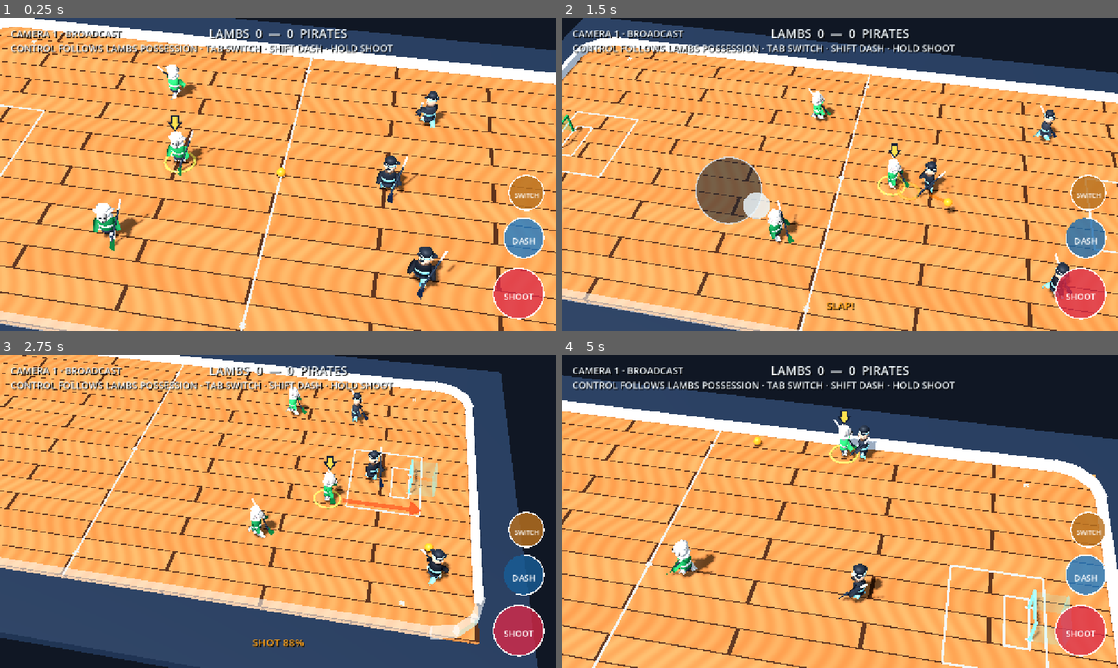
Above: before the commit, frames 1-4 (two rows, left to right).
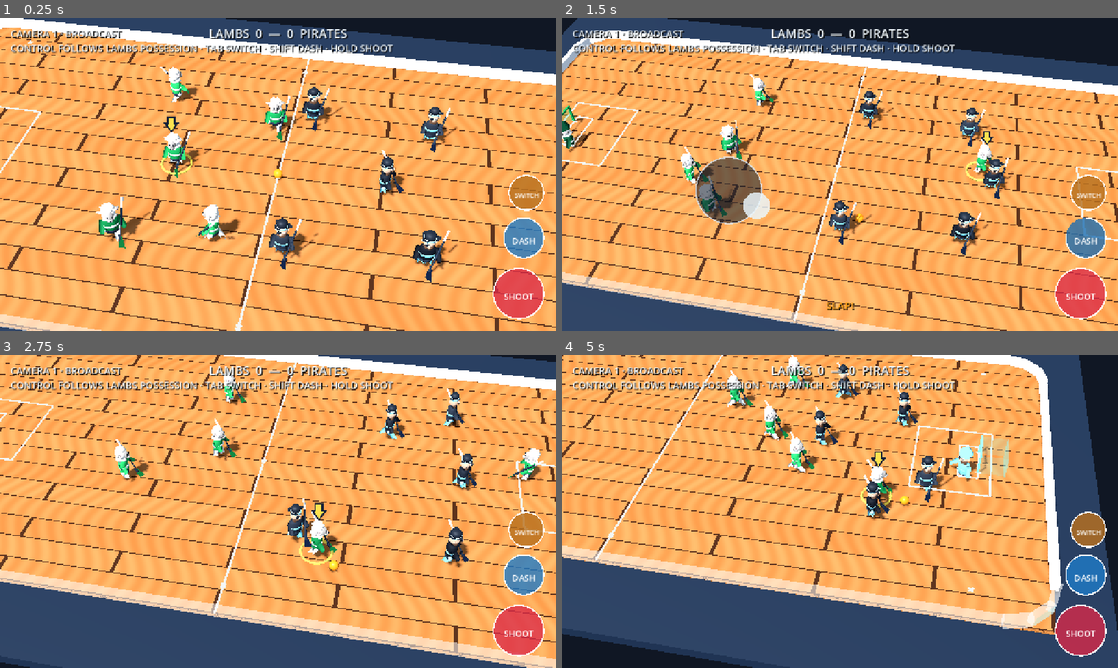
Above: after the commit, the same moments.

Repository: dylanwatsonsoftware/floorball-frenzy-3d
Game: Godot game, scene res://scenes/app/main.tscn
The game is run twice, just before and just after one commit, with the same random seed, the same clock (stepped at 60 frames per second) and the same inputs.
Inputs (mouse positions are in pixels of both pictures, inside the frame that each line leads up to):
- Up to frame 1 (0.25 s): no input
- Up to frame 2 (1.5 s): tap Enter at 0.5 s; move the mouse to (962, 158) at 0.52 s; hold D (move_right) 0.53-1.25 s; hold Space (shoot) 0.53-1.25 s; tap Shift (dash) at 0.6 s; click (962, 158) at 0.67 s; drag from (728, 190) to (812, 237) at 1.27 s
- Up to frame 3 (2.75 s): move the mouse to (333, 442) at 2.02 s; hold D (move_right) from 2.03 s (still down); hold Space (shoot) from 2.03 s (still down); tap Shift (dash) at 2.1 s
- Up to frame 4 (5 s): release D (move_right) at 2.75 s; release Space (shoot) at 2.75 s; drag from (812, 574) to (673, 464) at 2.77 s; move the mouse to (1006, 558) at 3.52 s; hold A (move_left) 3.53-4.25 s; hold Space (shoot) 3.53-4.25 s; tap Backspace (switch_player) at 3.6 s; drag from (673, 464) to (756, 433) at 4.27 s

The runs differ from the first frame. In frame 1, 17% of the frame differs, in the area x 0-100%, y 0-100%; in frame 2, 27%; in frame 3, 41%; in frame 4, 68%.
Error in both runs: Cannot call method 'call' on a null value. (res://scripts/gameplay/ball_controller.gd:176)

Commit message:
feat: expand matches to 6v6 with goalkeepers

Diff:
--- a/scripts/gameplay/ball_controller.gd
+++ b/scripts/gameplay/ball_controller.gd
@@ -432,6 +432,14 @@
 		_reset_ai_shot()
 		return
 	_ai_possession_seconds += delta
+	if StringName(carrier.get_meta("role", &"field")) == &"goalkeeper" and _ai_possession_seconds >= 0.55:
+		var clear_direction := (Vector2.ZERO - Vector2(carrier.global_position.x, carrier.global_position.z)).normalized()
+		ball_velocity = BallSimulationScript.pass_velocity(clear_direction, carrier.velocity)
+		_control_owner = -1
+		_ai_possession_seconds = 0.0
+		_ai_pass_cooldown = 0.8
+		record_touch(&"blue")
+		return
 	if _ai_carrier_should_shoot(carrier):
 		_update_ai_shot(carrier, delta)
 		return
--- /dev/null
+++ b/scripts/gameplay/goalkeeper_controller.gd
@@ -0,0 +1,108 @@
+extends CharacterBody3D
+
+const PlayerMotorScript = preload("res://scripts/gameplay/player_motor.gd")
+const GoalkeeperAIScript = preload("res://scripts/simulation/goalkeeper_ai.gd")
+const KEEPER_SPEED_MULTIPLIER := 0.72
+
+var _ball: Node3D
+var _mobile_controls: Control
+var _facing_direction := Vector3.RIGHT
+var _control_ring: MeshInstance3D
+var _shot_aim_locked := false
+
+
+func _ready() -> void:
+	_ball = get_parent().get_node("Ball") as Node3D
+	_mobile_controls = get_node_or_null("../../HUD/MobileControls") as Control
+	_control_ring = get_node_or_null("ControlRing") as MeshInstance3D
+	_facing_direction = Vector3.RIGHT if get_team() == &"red" else Vector3.LEFT
+
+
+func _physics_process(delta: float) -> void:
+	if _control_ring != null:
+		_control_ring.visible = is_human_controlled()
+	if not _ball.is_physics_processing():
+		velocity = Vector3.ZERO
+		return
+	var movement := _human_movement() if is_human_controlled() else _ai_movement()
+	velocity = PlayerMotorScript.step_velocity(velocity, movement, delta, KEEPER_SPEED_MULTIPLIER)
+	move_and_slide()
+	_constrain_to_crease()
+	if not movement.is_zero_approx():
+		_facing_direction = Vector3(movement.x, 0.0, movement.y).normalized()
+		rotation.y = lerp_angle(rotation.y, atan2(_facing_direction.x, _facing_direction.z), minf(1.0, delta * 10.0))
+
+
+func _human_movement() -> Vector2:
+	var keyboard := Input.get_vector("move_left", "move_right", "move_up", "move_down")
+	var touch := Vector2.ZERO
+	if _mobile_controls != null and _mobile_controls.has_method("get_movement_vector"):
+		touch = _mobile_controls.call("get_movement_vector")
+	return PlayerMotorScript.combine_inputs(keyboard, touch)
+
+
+func _ai_movement() -> Vector2:
+	var owner_team: StringName = _ball.call("get_control_owner_team")
+	var loose_ball := owner_team == &""
+	var target := GoalkeeperAIScript.target(get_team(), _ball.global_position, loose_ball)
+	return (target - Vector2(global_position.x, global_position.z)).normalized()
+
+
+func _constrain_to_crease() -> void:
+	var target := GoalkeeperAIScript.target(get_team(), global_position, true)
+	global_position.x = target.x
+	global_position.z = target.y
+	global_position.y = float(get_meta("faceoff_position", global_position).y)
+
+
+func get_facing_direction() -> Vector3:
+	return _facing_direction
+
+
+func set_shot_aim_locked(value: bool) -> void:
+	_shot_aim_locked = value
+
+
+func is_shot_aim_locked() -> bool:
+	return _shot_aim_locked
+
+
+func set_stick_slap_angle(_angle_degrees: float) -> void:
+	pass
+
+
+func get_actor_id() -> StringName:
+	return StringName(get_meta("actor_id", &""))
+
+
+func get_team() -> StringName:
+	return StringName(get_meta("team", &""))
+
+
+func get_squad_slot() -> int:
+	return int(get_meta("squad_slot", 5))
+
+
+func is_goalkeeper() -> bool:
+	return true
+
+
+func is_human_controlled() -> bool:
+	return get_team() == &"red" and _ball != null and _ball.call("get_human_control_actor_id") == get_actor_id()
+
+
+func try_dash(_input_vector: Vector2 = Vector2.ZERO) -> bool:
+	return false
+
+
+func is_dashing() -> bool:
+	return false
+
+
+func get_dash_cooldown_ratio() -> float:
+	return 1.0
+
+
+func reset_for_faceoff() -> void:
+	velocity = Vector3.ZERO
+	_shot_aim_locked = false
--- a/scripts/gameplay/opponent_controller.gd
+++ b/scripts/gameplay/opponent_controller.gd
@@ -37,6 +37,7 @@
 
 
 func _physics_process(delta: float) -> void:
+	var frame_start_position := global_position
 	_step_heat(delta)
 	_parry_window_remaining = maxf(0.0, _parry_window_remaining - delta)
 	if not _ball.is_physics_processing():
@@ -86,6 +87,9 @@
 	global_position = boundary.position
 	velocity = boundary.velocity
 	_resolve_player_contact()
+	if _opening_grace_remaining > 0.0 and not is_dashing():
+		global_position = frame_start_position
+		velocity = Vector3.ZERO
 
 	var facing_planar: Vector2 = decision.shot_direction if decision.wants_shot else decision.movement
 	if not facing_planar.is_zero_approx():
--- a/scripts/gameplay/squad_ai_controller.gd
+++ b/scripts/gameplay/squad_ai_controller.gd
@@ -7,6 +7,7 @@
 const RINK_HALF_WIDTH := 9.1
 const STICK_BASE_Y_ANGLE := -28.0
 const DASH_STREAK_SECONDS := 0.18
+const OPENING_GRACE_SECONDS := 2.0
 
 var _facing_direction := Vector3.RIGHT
 var _ball: Node3D
@@ -17,6 +18,7 @@
 var _dash_streak_remaining := 0.0
 var _dash_direction := Vector3.RIGHT
 var _dash_streak: Node3D
+var _opening_grace_remaining := OPENING_GRACE_SECONDS
 
 
 func _ready() -> void:
@@ -38,7 +40,8 @@
 		if _dash_streak != null:
 			_dash_streak.visible = false
 		return
-	var movement := _human_movement() if is_human_controlled() else _ai_movement()
+	_opening_grace_remaining = maxf(0.0, _opening_grace_remaining - delta)
+	var movement := _human_movement() if is_human_controlled() else Vector2.ZERO if get_team() == &"blue" and _opening_grace_remaining > 0.0 else _ai_movement()
 	_dash_cooldown = maxf(0.0, _dash_cooldown - delta)
 	_dash_streak_remaining = maxf(0.0, _dash_streak_remaining - delta)
 	_update_dash_feedback()
@@ -135,6 +138,11 @@
 	return clampf(_dash_cooldown / PlayerMotorScript.DASH_COOLDOWN, 0.0, 1.0)
 
 
+func reset_for_faceoff() -> void:
+	_opening_grace_remaining = OPENING_GRACE_SECONDS
+	velocity = Vector3.ZERO
+
+
 func _update_dash_feedback() -> void:
 	if _dash_streak == null:
 		_dash_streak = get_node_or_null("DashStreak") as Node3D
--- a/scripts/presentation/greybox_arena.gd
+++ b/scripts/presentation/greybox_arena.gd
@@ -111,8 +111,14 @@
 	_build_opponent()
 	_build_support_player("RedTeammate2", &"red_2", &"red", 1, Vector3(-7.0, 0.75, -4.0), Color("e34b62"))
 	_build_support_player("RedTeammate3", &"red_3", &"red", 2, Vector3(-7.0, 0.75, 4.0), Color("c92749"))
+	_build_support_player("RedTeammate4", &"red_4", &"red", 3, Vector3(-1.0, 0.75, -4.5), Color("168a45"))
+	_build_support_player("RedTeammate5", &"red_5", &"red", 4, Vector3(-1.0, 0.75, 4.5), Color("168a45"))
 	_build_support_player("BlueTeammate2", &"blue_2", &"blue", 1, Vector3(7.0, 0.75, -4.0), Color("3d75ed"))
 	_build_support_player("BlueTeammate3", &"blue_3", &"blue", 2, Vector3(7.0, 0.75, 4.0), Color("1f55c8"))
+	_build_support_player("BlueTeammate4", &"blue_4", &"blue", 3, Vector3(1.0, 0.75, -4.5), Color("75d4ed"))
+	_build_support_player("BlueTeammate5", &"blue_5", &"blue", 4, Vector3(1.0, 0.75, 4.5), Color("75d4ed"))
+	_build_goalkeeper("LambsGoalkeeper", &"red_gk", &"red", Vector3(-15.75, 0.55, 0.0))
+	_build_goalkeeper("PiratesGoalkeeper", &"blue_gk", &"blue", Vector3(15.75, 0.55, 0.0))
 	_build_lighting()
 	_build_camera()
 
@@ -316,6 +322,35 @@
 		_add_player_marker(actor)
 
 
+func _build_goalkeeper(node_name: String, actor_id: StringName, team: StringName, start_position: Vector3) -> void:
+	var keeper := CharacterBody3D.new()
+	keeper.name = node_name
+	keeper.position = start_position
+	keeper.set_meta("actor_id", actor_id)
+	keeper.set_meta("team", team)
+	keeper.set_meta("squad_slot", 5)
+	keeper.set_meta("role", &"goalkeeper")
+	keeper.set_meta("faceoff_position", start_position)
+	keeper.set_script(load("res://scripts/gameplay/goalkeeper_controller.gd"))
+	add_child(keeper)
+	_field_players.append(keeper)
+	var shape := CollisionShape3D.new()
+	var capsule := CapsuleShape3D.new()
+	capsule.radius = 0.68
+	capsule.height = 1.1
+	shape.shape = capsule
+	keeper.add_child(shape)
+	_add_humanoid(keeper, team, 5)
+	var body_rig := keeper.get_node("BodyRig") as Node3D
+	body_rig.position.y = -0.28
+	body_rig.set_meta("kneeling", true)
+	_add_goalkeeper_helmet(keeper, Color("073d27") if team == &"red" else Color("87d4e3"))
+	if team == &"red":
+		_add_control_ring(keeper)
+		_add_aim_arrow(keeper)
+		_add_player_marker(keeper)
+
+
 func _add_humanoid(parent: Node3D, team: StringName, slot: int) -> void:
 	var model_path := "res://assets/models/lamb_player.glb" if team == &"red" else "res://assets/models/pirate_player.glb"
 	var packed_model := load(model_path) as PackedScene
@@ -327,7 +362,10 @@
 	parent.add_child(rig)
 	var lamb_jerseys := [Color("168a45"), Color("24a653"), Color("0d6f38")]
 	var pirate_jerseys := [Color("171c25"), Color("242a34"), Color("0e1118")]
-	var jersey_color: Color = lamb_jerseys[slot] if team == &"red" else pirate_jerseys[slot]
+	var variant_index := posmod(slot, 3)
+	var jersey_color: Color = lamb_jerseys[variant_index] if team == &"red" else pirate_jerseys[variant_index]
+	if StringName(parent.get_meta("role", &"field")) == &"goalkeeper":
+		jersey_color = Color("06462a") if team == &"red" else Color("72b7c8")
 	for part_name in ["Torso", "LeftArm", "RightArm"]:
 		var part := rig.get_node_or_null(part_name) as MeshInstance3D
 		if part != null:
@@ -339,7 +377,38 @@
 			part.material_override = _material(accent_color, 0.76)
 	# Small proportion changes distinguish teammates without reverting to
 	# primitive accessories pasted onto the authored body.
-	rig.scale = [Vector3.ONE, Vector3(0.97, 1.03, 0.97), Vector3(1.04, 0.98, 1.04)][slot]
+	rig.scale = [Vector3.ONE, Vector3(0.97, 1.03, 0.97), Vector3(1.04, 0.98, 1.04)][variant_index]
+
+
+func _add_goalkeeper_helmet(parent: Node3D, color: Color) -> void:
+	var helmet := MeshInstance3D.new()
+	helmet.name = "GoalkeeperHelmet"
+	var vertices := PackedVector3Array()
+	var indices := PackedInt32Array()
+	var segments := 18
+	var rings := 5
+	for ring in rings + 1:
+		var phi := (PI * 0.58) * float(ring) / float(rings)
+		for segment in segments:
+			var theta := TAU * float(segment) / float(segments)
+			vertices.append(Vector3(sin(phi) * cos(theta) * 0.36, cos(phi) * 0.34 + 0.70, sin(phi) * sin(theta) * 0.34))
+	for ring in rings:
+		for segment in segments:
+			var next := (segment + 1) % segments
+			var a := ring * segments + segment
+			var b := ring * segments + next
+			var c := (ring + 1) * segments + next
+			var d := (ring + 1) * segments + segment
+			indices.append_array(PackedInt32Array([a, d, c, a, c, b]))
+	var arrays := []
+	arrays.resize(ArrayMesh.ARRAY_MAX)
+	arrays[ArrayMesh.ARRAY_VERTEX] = vertices
+	arrays[ArrayMesh.ARRAY_INDEX] = indices
+	var mesh := ArrayMesh.new()
+	mesh.add_surface_from_arrays(Mesh.PRIMITIVE_TRIANGLES, arrays)
+	helmet.mesh = mesh
+	helmet.material_override = _material(color, 0.48)
+	parent.add_child(helmet)
 
 
 func _add_lamb_head(rig: Node3D, slot: int) -> void:
--- a/scripts/presentation/humanoid_player_visual.gd
+++ b/scripts/presentation/humanoid_player_visual.gd
@@ -9,6 +9,9 @@
 func _process(delta: float) -> void:
 	var actor := get_parent() as CharacterBody3D
 	if actor == null:
+		return
+	if StringName(actor.get_meta("role", &"field")) == &"goalkeeper":
+		apply_goalkeeper_pose()
 		return
 	var speed := Vector2(actor.velocity.x, actor.velocity.z).length()
 	_run_time += delta * maxf(2.4, speed * RUN_CYCLE_RATE)
@@ -36,3 +39,19 @@
 	var bob := absf(sin(cycle_time)) * 0.045 * movement_ratio
 	position.y = bob - (0.05 if dashing else 0.0)
 	rotation.x = -0.12 if dashing else 0.0
+
+
+func apply_goalkeeper_pose() -> void:
+	var left_leg := get_node("LeftLeg") as Node3D
+	var right_leg := get_node("RightLeg") as Node3D
+	var left_arm := get_node("LeftArm") as Node3D
+	var right_arm := get_node("RightArm") as Node3D
+	left_leg.rotation.x = -1.30
+	right_leg.rotation.x = -1.30
+	left_leg.rotation.z = -0.16
+	right_leg.rotation.z = 0.16
+	left_arm.rotation.x = -0.72
+	right_arm.rotation.x = -0.72
+	left_arm.rotation.z = -0.62
+	right_arm.rotation.z = 0.62
+	position.y = -0.28
--- /dev/null
+++ b/scripts/simulation/goalkeeper_ai.gd
@@ -0,0 +1,22 @@
+class_name GoalkeeperAI
+extends RefCounted
+
+const HOME_X := 15.75
+const CREASE_FRONT_X := 14.4
+const CREASE_BACK_X := 17.35
+const CREASE_HALF_WIDTH := 2.25
+const INTERCEPT_DISTANCE := 4.2
+
+
+static func target(team: StringName, ball_position: Vector3, loose_ball: bool) -> Vector2:
+	var side := -1.0 if team == &"red" else 1.0
+	var home_x := side * HOME_X
+	var target_z := clampf(ball_position.z * 0.34, -1.9, 1.9)
+	var distance_to_goal := Vector2(ball_position.x - home_x, ball_position.z).length()
+	var target_x := home_x
+	if loose_ball and distance_to_goal <= INTERCEPT_DISTANCE:
+		target_x = ball_position.x
+		target_z = ball_position.z
+	var minimum_x := -CREASE_BACK_X if team == &"red" else CREASE_FRONT_X
+	var maximum_x := -CREASE_FRONT_X if team == &"red" else CREASE_BACK_X
+	return Vector2(clampf(target_x, minimum_x, maximum_x), clampf(target_z, -CREASE_HALF_WIDTH, CREASE_HALF_WIDTH))
--- a/scripts/simulation/squad_logic.gd
+++ b/scripts/simulation/squad_logic.gd
@@ -12,9 +12,9 @@
 
 static func support_target(team: StringName, slot: int, ball_position: Vector3, team_has_possession: bool) -> Vector2:
 	var attack_direction := 1.0 if team == &"red" else -1.0
-	var lane_width := 4.0 if team_has_possession else 5.5
-	var lane_z := -lane_width if slot == 1 else lane_width if slot == 2 else 0.0
-	var longitudinal_offset := 3.4 if team_has_possession else -6.6
+	var lane_width := 4.2 if team_has_possession else 5.2
+	var lane_z: float = float({-1: 0.0, 0: 0.0, 1: -lane_width, 2: lane_width, 3: -lane_width * 0.52, 4: lane_width * 0.52}.get(slot, 0.0))
+	var longitudinal_offset := (3.4 if slot <= 2 else -2.8) if team_has_possession else (-6.2 if slot <= 2 else -8.0)
 	var target_x := clampf(ball_position.x + attack_direction * longitudinal_offset, -14.0, 14.0)
 	return Vector2(target_x, lane_z)
 
--- a/tests/active_player_marker_test.gd
+++ b/tests/active_player_marker_test.gd
@@ -11,8 +11,8 @@
 	root.add_child(scene)
 	await process_frame
 	var players: Array = scene.get_node("Arena").call("get_team_players", &"red")
-	if players.size() != 3:
-		fail("The active-player marker contract requires all three controllable Lambs")
+	if players.size() != 6:
+		fail("The active-player marker contract requires all six selectable Lambs")
 		return
 	for player in players:
 		var marker := player.get_node_or_null("PlayerMarker") as Node3D
--- a/tests/core_hud_test.gd
+++ b/tests/core_hud_test.gd
@@ -19,7 +19,7 @@
 		fail("The match presentation must identify the local Lambs versus Pirates matchup")
 		return
 	if "CONTROL FOLLOWS LAMBS POSSESSION" not in camera_label.text:
-		fail("The 3v3 HUD must explain that human control follows the Lambs ball carrier")
+		fail("The 6v6 HUD must explain that human control follows the Lambs ball carrier")
 		return
 	if "DASH" not in camera_label.text:
 		fail("The core HUD must make the restored desktop dash control discoverable")
--- a/tests/floorball_stick_visual_test.gd
+++ b/tests/floorball_stick_visual_test.gd
@@ -11,6 +11,11 @@
 	await process_frame
 	var players: Array = scene.get_node("Arena").call("get_field_players")
 	for actor in players:
+		if StringName(actor.get_meta("role", &"field")) == &"goalkeeper":
+			if actor.get_node_or_null("StickRig") != null:
+				fail("Floorball goalkeepers must not carry sticks")
+				return
+			continue
 		var rig := actor.get_node_or_null("StickRig") as Node3D
 		if rig == null:
 			fail("Every field player needs a floorball stick")
--- /dev/null
+++ b/tests/goalkeeper_ai_test.gd
@@ -0,0 +1,26 @@
+extends SceneTree
+
+func _init() -> void:
+	if not ResourceLoader.exists("res://scripts/simulation/goalkeeper_ai.gd"):
+		fail("Dedicated goalkeeper AI is missing")
+		return
+	var GoalkeeperAI = load("res://scripts/simulation/goalkeeper_ai.gd")
+	var red_home: Vector2 = GoalkeeperAI.target(&"red", Vector3(4.0, 0.22, 7.5), false)
+	var blue_home: Vector2 = GoalkeeperAI.target(&"blue", Vector3(-4.0, 0.22, -7.5), false)
+	if red_home.x < -17.4 or red_home.x > -14.4 or absf(red_home.y) > 2.25:
+		fail("Lambs goalkeeper must track the ball while remaining in the left crease; target=%s" % red_home)
+		return
+	if blue_home.x < 14.4 or blue_home.x > 17.4 or absf(blue_home.y) > 2.25:
+		fail("Pirates goalkeeper must track the ball while remaining in the right crease; target=%s" % blue_home)
+		return
+	var red_intercept: Vector2 = GoalkeeperAI.target(&"red", Vector3(-15.4, 0.22, 1.4), true)
+	if red_intercept.distance_to(Vector2(-15.4, 1.4)) > 0.8:
+		fail("A nearby loose ball must pull the goalkeeper forward for a save; target=%s" % red_intercept)
+		return
+	print("Goalkeeper AI tracks play and protects its crease.")
+	quit(0)
+
+
+func fail(message: String) -> void:
+	push_error(message)
+	quit(1)
--- /dev/null
+++ b/tests/goalkeeper_scene_test.gd
@@ -0,0 +1,64 @@
+extends SceneTree
+
+
+func _init() -> void:
+	call_deferred("run_test")
+
+
+func run_test() -> void:
+	var scene := (load("res://scenes/app/main.tscn") as PackedScene).instantiate()
+	root.add_child(scene)
+	await process_frame
+	var arena := scene.get_node("Arena")
+	var ball := arena.get_node("Ball")
+	var keepers := [arena.get_node_or_null("LambsGoalkeeper"), arena.get_node_or_null("PiratesGoalkeeper")]
+	for index in keepers.size():
+		var keeper := keepers[index] as CharacterBody3D
+		if keeper == null or StringName(keeper.get_meta("role", &"")) != &"goalkeeper":
+			fail("Each team must have a dedicated goalkeeper role")
+			return
+		if keeper.get_node_or_null("GoalkeeperHelmet") == null or keeper.get_node_or_null("StickRig") != null:
+			fail("Goalkeepers need modeled helmets and must not carry floorball sticks")
+			return
+		if not keeper.has_method("is_goalkeeper") or not keeper.call("is_goalkeeper"):
+			fail("Goalkeepers need a dedicated crease-aware controller")
+			return
+		if absf(keeper.position.x) < 14.5 or absf(keeper.position.z) > 2.5:
+			fail("Goalkeepers must begin kneeling in front of their own goals; position=%s" % keeper.position)
+			return
+		var rig := keeper.get_node("BodyRig") as Node3D
+		if not bool(rig.get_meta("kneeling", false)) or rig.position.y > -0.15:
+			fail("Goalkeeper presentation must use a visibly lowered kneeling pose")
+			return
+	var lamb_keeper := keepers[0] as CharacterBody3D
+	var red_players: Array = arena.call("get_team_players", &"red")
+	var keeper_index: int = arena.call("get_field_players").find(lamb_keeper)
+	ball.set("_control_owner", keeper_index)
+	ball.call("_update_human_control_from_possession", -1)
+	if ball.call("get_human_control_actor_id") != &"red_gk" or not lamb_keeper.call("is_human_controlled"):
+		fail("A Lambs goalkeeper gaining possession must receive human control")
+		return
+	var selected := false
+	for attempt in red_players.size():
+		if ball.call("switch_human_player") == &"red_gk":
+			selected = true
+			break
+	if not selected:
+		fail("The goalkeeper must be reachable through the SWITCH order")
+		return
+	var pirate_keeper := keepers[1] as CharacterBody3D
+	var pirate_keeper_index: int = arena.call("get_field_players").find(pirate_keeper)
+	ball.set("_control_owner", pirate_keeper_index)
+	ball.position = pirate_keeper.position + Vector3(-0.8, -0.33, 0.0)
+	ball.ball_velocity = Vector3.ZERO
+	ball.call("_update_ai_pass", 0.8)
+	if ball.call("get_control_owner_actor_id") != &"" or ball.ball_velocity.x >= -5.0:
+		fail("An AI goalkeeper must promptly throw or roll the ball back into play; velocity=%s owner=%s" % [ball.ball_velocity, ball.call("get_control_owner_actor_id")])
+		return
+	print("6v6 goalkeeper roster, presentation and control handoff are valid.")
+	quit(0)
+
+
+func fail(message: String) -> void:
+	push_error(message)
+	quit(1)
--- a/tests/possession_scene_test.gd
+++ b/tests/possession_scene_test.gd
@@ -21,9 +21,9 @@
 	for frame in 20:
 		await physics_frame
 	if opponent.position.distance_to(opponent_start) > 0.05:
-		fail("The AI must hold a neutral opening instead of beating the human to every faceoff")
+		fail("The AI must hold a neutral opening instead of beating the human to every faceoff; start=%s end=%s velocity=%s" % [opponent_start, opponent.position, opponent.velocity])
 		return
-	# Isolate red stick behavior from the five autonomous squad actors.
+	# Isolate red stick behavior from the eleven autonomous roster actors.
 	for actor in scene.get_node("Arena").call("get_field_players"):
 		if actor != player:
 			actor.set_physics_process(false)
--- a/tests/rink_presentation_test.gd
+++ b/tests/rink_presentation_test.gd
@@ -99,8 +99,8 @@
 		if absf(left_leg.rotation.x) < 0.08 or left_leg.rotation.x * right_leg.rotation.x >= 0.0:
 			fail("Running must visibly swing the legs in opposing directions")
 			return
-	if lamb_variants.size() != 3 or pirate_variants.size() != 3:
-		fail("All three characters on each team must be visually distinguishable; lambs=%d pirates=%d" % [lamb_variants.size(), pirate_variants.size()])
+	if lamb_variants.size() != 6 or pirate_variants.size() != 6:
+		fail("All six characters on each team must be visually distinguishable; lambs=%d pirates=%d" % [lamb_variants.size(), pirate_variants.size()])
 		return
 	for actor in red_players:
 		if actor.get_node_or_null("PlayerMarker") == null:
@@ -123,6 +123,7 @@
 	await physics_frame
 	await physics_frame
 	await process_frame
+	await process_frame
 	if not red_two.get_node("PlayerMarker").visible or _visible_marker_count(red_players) != 1:
 		fail("The floating arrow must follow possession-based control handoffs to red_2; owner=%s human=%s visible=%d" % [ball.call("get_control_owner_actor_id"), ball.call("get_human_control_actor_id"), _visible_marker_count(red_players)])
 		return
--- a/tests/squad_logic_test.gd
+++ b/tests/squad_logic_test.gd
@@ -4,7 +4,7 @@
 func _init() -> void:
 	var squad := load("res://scripts/simulation/squad_logic.gd")
 	if squad == null:
-		fail("3v3 squad logic is missing")
+		fail("6v6 squad logic is missing")
 		return
 
 	if squad.human_actor_id(&"red_2", &"red") != &"red_2":
@@ -76,7 +76,7 @@
 		fail("An unpressured carrier must be allowed to keep dribbling instead of always passing")
 		return
 
-	print("3v3 squad decisions are valid.")
+	print("6v6 squad decisions are valid.")
 	quit(0)
 
 
--- a/tests/squad_scene_test.gd
+++ b/tests/squad_scene_test.gd
@@ -11,11 +11,11 @@
 	await process_frame
 	var arena := scene.get_node("Arena")
 	if not arena.has_method("get_field_players"):
-		fail("The arena must expose its 3v3 field-player roster")
+		fail("The arena must expose its 6v6 roster")
 		return
 	var players: Array = arena.call("get_field_players")
-	if players.size() != 6:
-		fail("A local match must contain exactly six field players; got %d" % players.size())
+	if players.size() != 12:
+		fail("A local match must contain twelve players; got %d" % players.size())
 		return
 	var teams := {&"red": 0, &"blue": 0}
 	var ids := {}
@@ -27,8 +27,8 @@
 		var actor_id: StringName = actor.call("get_actor_id")
 		teams[team] += 1
 		ids[actor_id] = true
-	if teams.red != 3 or teams.blue != 3 or ids.size() != 6:
-		fail("The roster must have three uniquely identified players per team; teams=%s ids=%s" % [teams, ids])
+	if teams.red != 6 or teams.blue != 6 or ids.size() != 12:
+		fail("The roster must have six uniquely identified players per team; teams=%s ids=%s" % [teams, ids])
 		return
 	var initial_humans := []
 	for actor in players:
@@ -133,7 +133,7 @@
 		fail("Every squad player must return to a distinct formation position after a goal")
 		return
 
-	print("3v3 scene roster and loose-ball control state are valid.")
+	print("6v6 scene roster and loose-ball control state are valid.")
 	scene.queue_free()
 	quit(0)
 
Not shown, added: scripts/gameplay/goalkeeper_controller.gd.uid
Not shown, added: scripts/simulation/goalkeeper_ai.gd.uid
Not shown, added: tests/goalkeeper_ai_test.gd.uid
Not shown, added: tests/goalkeeper_scene_test.gd.uid
